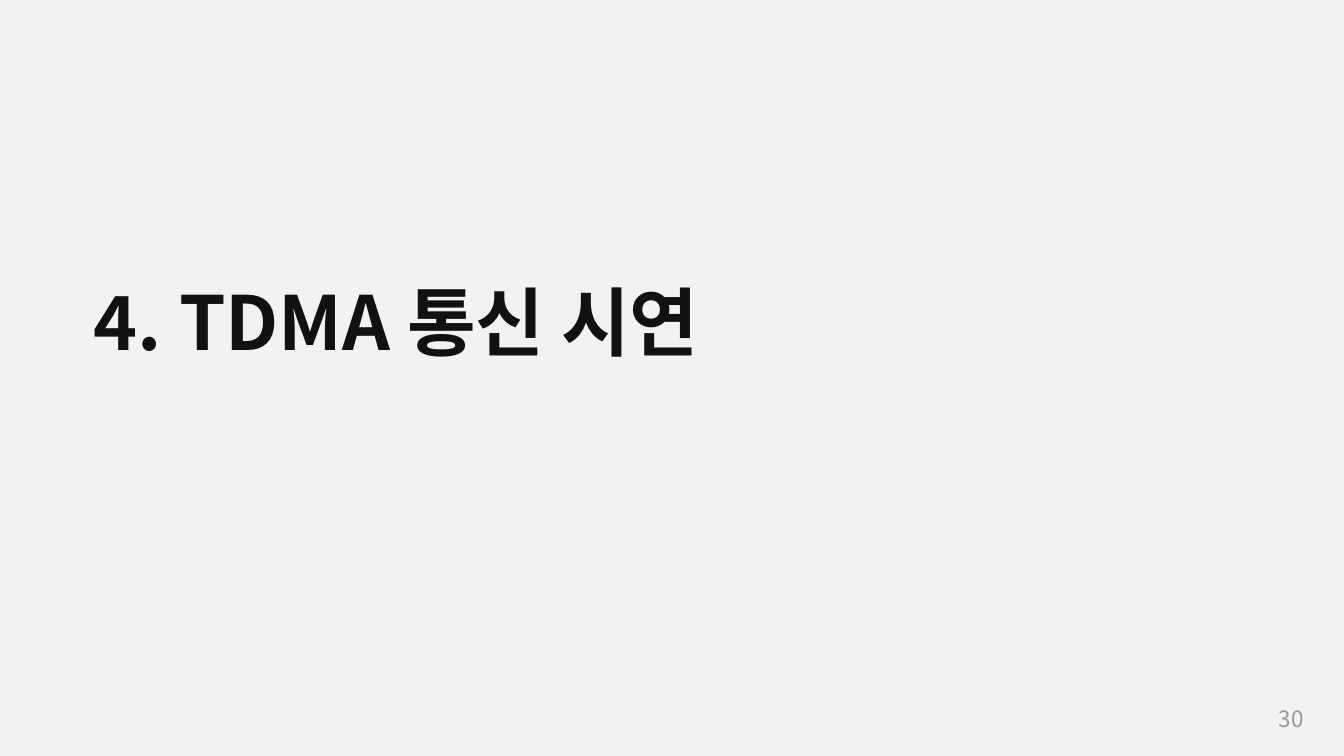
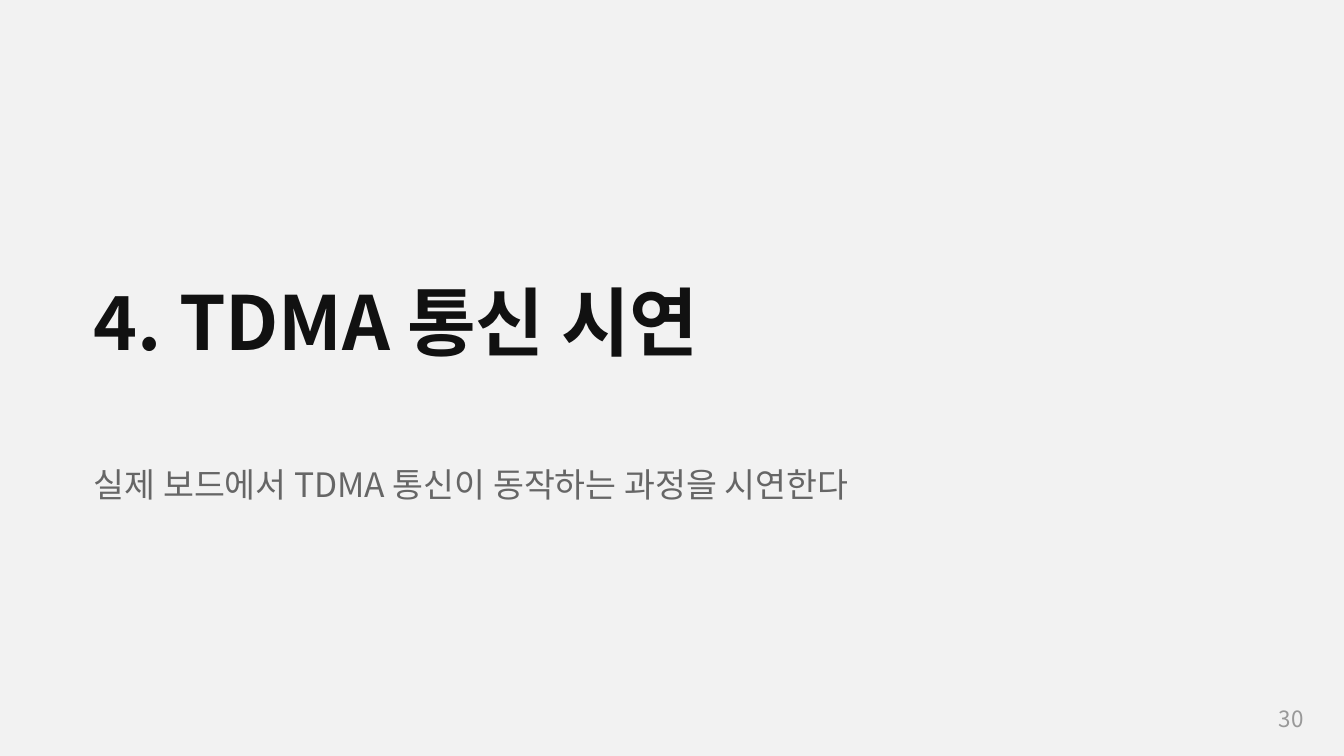
Before and after one commit to Woodong02/SoC_Design_and_Programming, a slide deck: slide 30 of presentation_full.pptx. Drawn at 1344x756 pixels with LibreOffice and Linux fonts; fonts in the diff are those of the drawing. Boxes give left, top, right and bottom in pixels: in the first picture for what was removed or moved away, otherwise in the second. Text is boxed around its words. In the diff, an @@ line names an element or a change of style, - is before the commit and + after.

```diff
--- a/presentation_full.pptx
+++ b/presentation_full.pptx
@@ text added at (94, 469, 849, 500), 18 pt, text #666666 @@
+실제 보드에서 TDMA 통신이 동작하는 과정을 시연한다
```
Also in this commit, not shown: 3 other slides changed, 5 other files.
